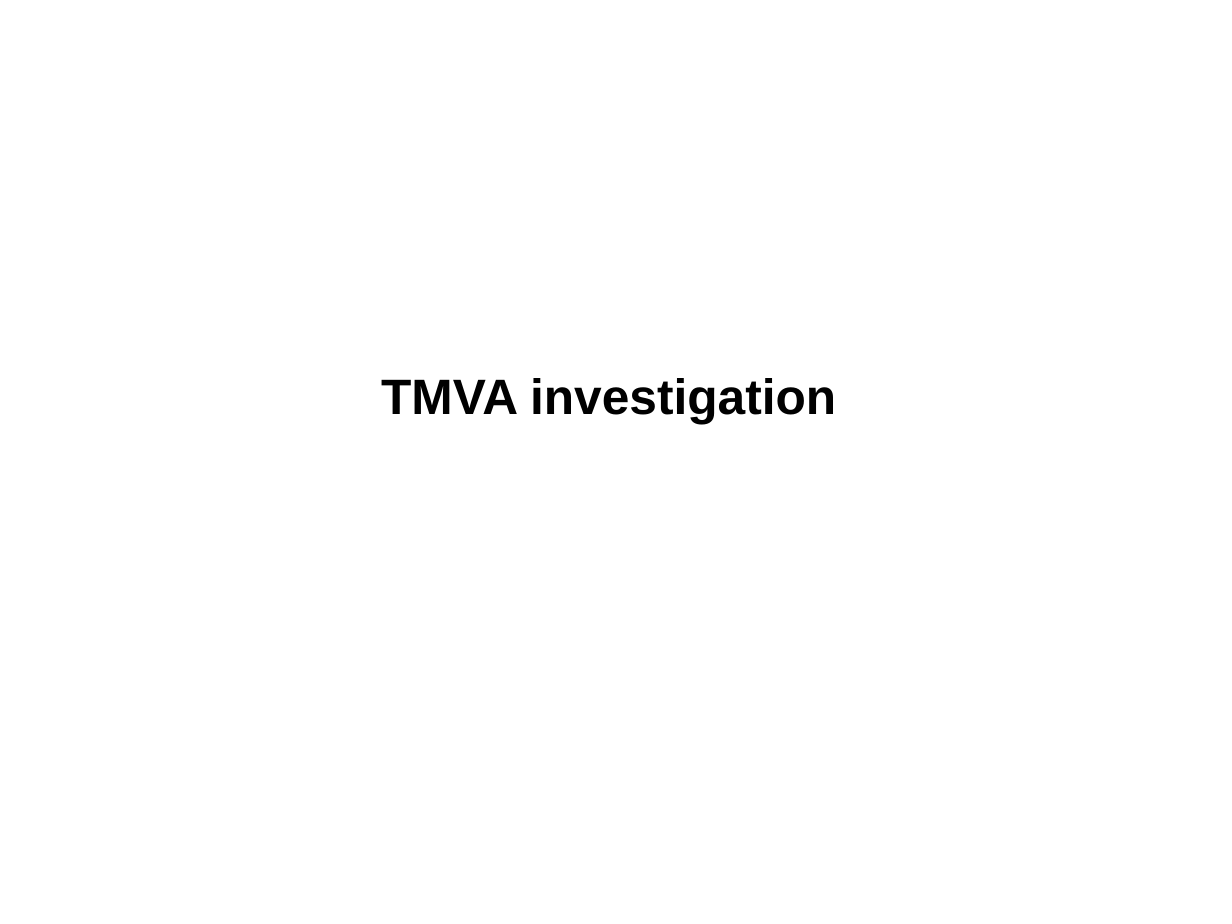
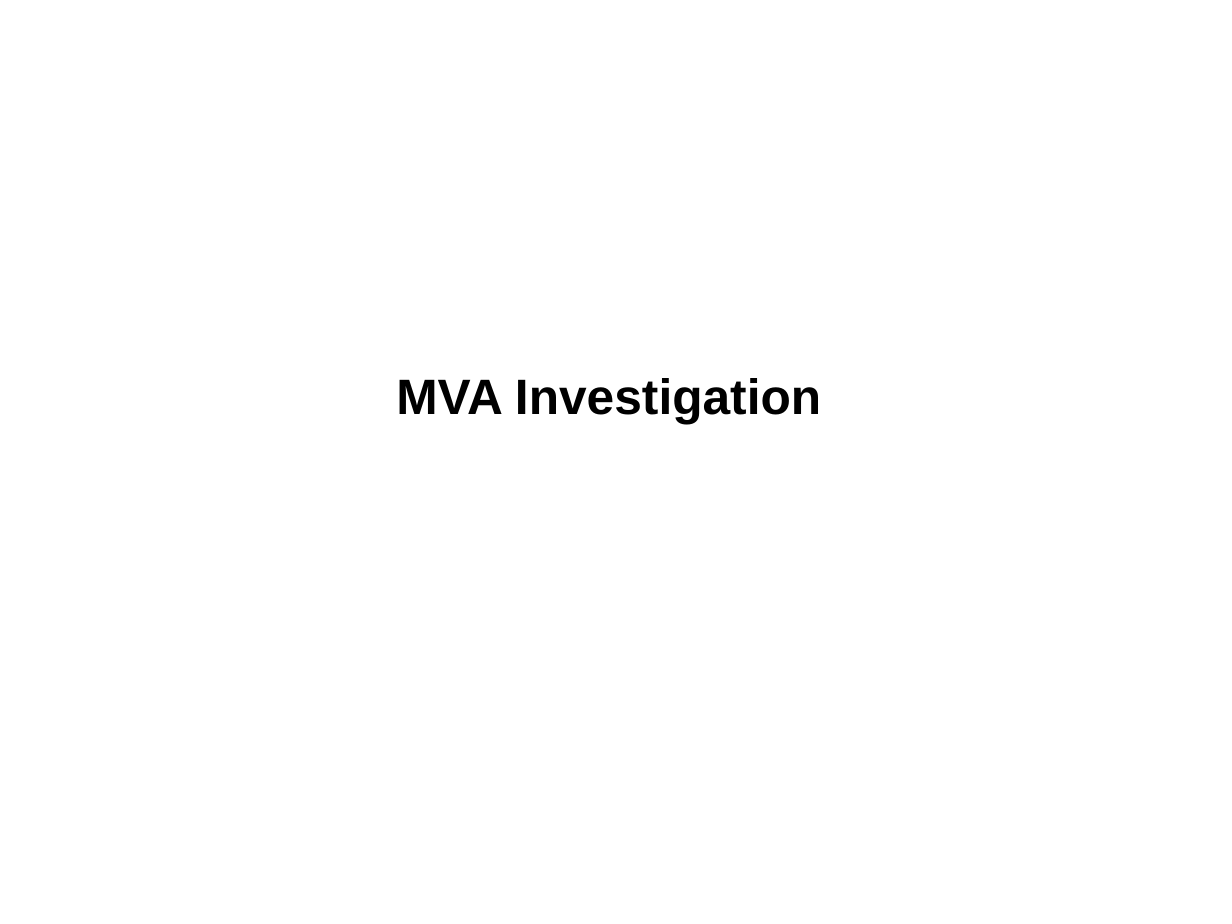
Before and after one commit to geo9119/ttH_analysis, a slide deck: slide 1 of TMVA_investigation.odp. Drawn at 1232x924 pixels with LibreOffice and Linux fonts; fonts in the diff are those of the drawing. Boxes give left, top, right and bottom in pixels: in the first picture for what was removed or moved away, otherwise in the second. Text is boxed around its words. In the diff, an @@ line names an element or a change of style, - is before the commit and + after.

Commit message:
for the day?

```diff
--- a/TMVA_investigation.odp
+++ b/TMVA_investigation.odp
@@ subtitle at (396, 378, 821, 423): text changed @@
-TMVA investigation
+MVA Investigation
```
Also in this commit, not shown: 12 slides added.
